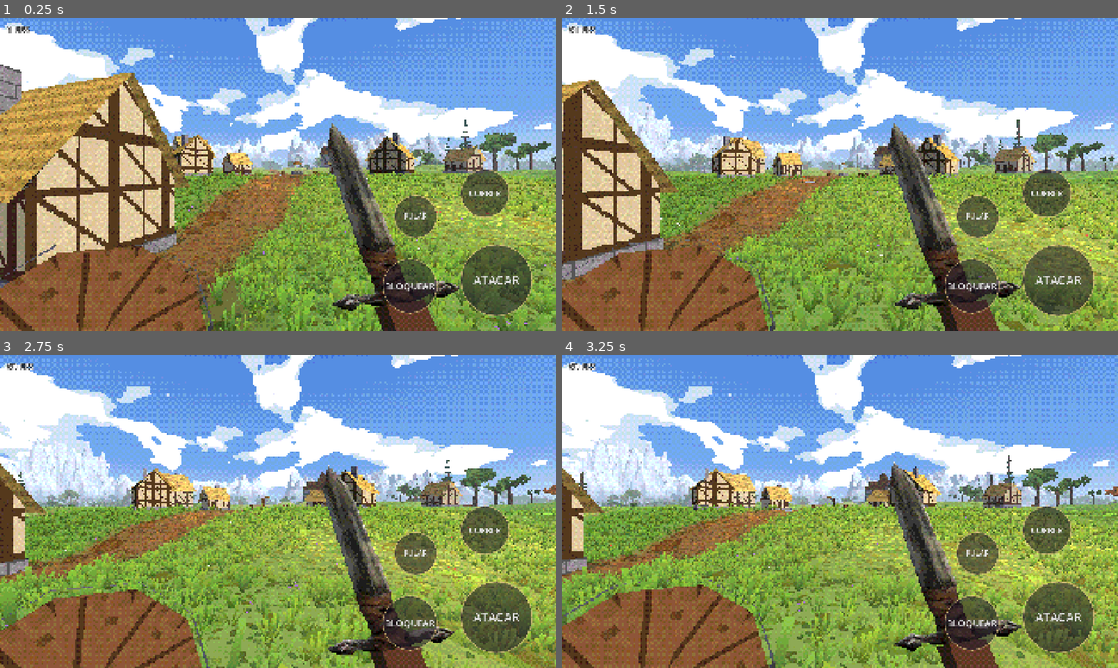
Above: before the commit, frames 1-4 (two rows, left to right).
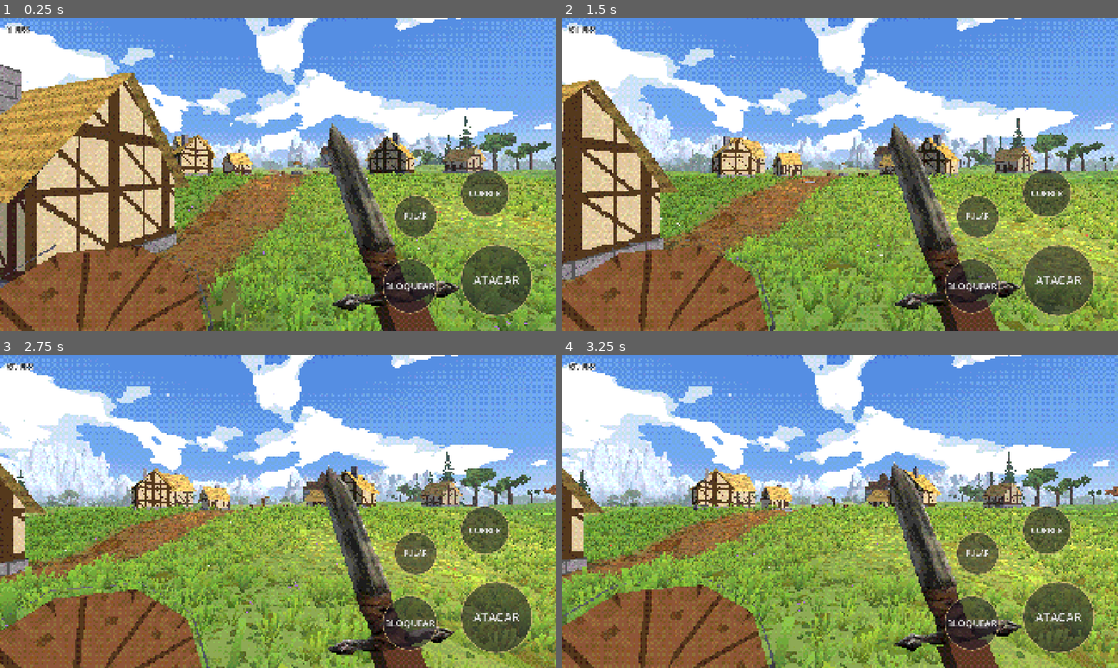
Above: after the commit, the same moments.

Repository: rhfazeredo-ops/Dallarian
Game: Godot game, scene res://cenas/mundo.tscn
Two runs of this game, one before a commit and one after it. Both use one fixed random seed, a clock stepped at 60 frames per second and the inputs below.
Inputs (mouse positions are in pixels of both pictures, inside the frame that each line leads up to):
- Up to frame 1 (0.25 s): no input
- Up to frame 2 (1.5 s): tap Enter at 0.5 s; move the mouse to (962, 158) at 0.52 s; hold Right (ui_right) 0.53-1.25 s; hold Shift 0.53-1.25 s; click (962, 158) at 0.67 s; tap Space at 0.77 s; drag from (728, 190) to (812, 237) at 1.27 s
- Up to frame 3 (2.75 s): move the mouse to (333, 442) at 2.02 s; hold Right (ui_right) from 2.03 s (still down); hold Shift from 2.03 s (still down)
- Up to frame 4 (3.25 s): release Right (ui_right) at 2.75 s; release Shift at 2.75 s; drag from (812, 574) to (673, 464) at 2.77 s

The runs differ from the first frame. In frame 1, 0.3% of the frame differs, in the area x 45-100%, y 31-49%; in frame 2, 0.4%, in the area x 19-100%, y 32-50%; in frame 3, 0.3%; in frame 4, 0.3%.

Commit message:
Pinheiro refeito: galhos caídos para baixo, em telhado e curvados
- 11 andares de galhos (7 embaixo, 4 no alto), comprimento diminuindo até a ponta.
- Cada galho é um cartão dobrado em telhado (as metades caem para os lados) e curvado (a ponta cai mais).
  Antes, um erro de sinal deixava os galhos apontando para cima.
- Desenho das agulhas mais denso: raminhos laterais cobertos de agulhas apontando para a frente.

Co-Authored-By: Claude Opus 5.5 <noreply@anthropic.com>
Claude-Session: https://claude.ai/code/session_01WFSuYSG1mTsBiEAWeNGYj8

Diff:
--- a/godot/scripts/floresta.gd
+++ b/godot/scripts/floresta.gd
@@ -26,7 +26,7 @@
 	_mat_cartao = {
 		"folhagem": _material(_tex_folhagem(192, 11)),
 		"folhagem2": _material(_tex_folhagem(192, 21)),
-		"agulhas": _material(_tex_agulhas(128, 64, 12)),
+		"agulhas": _material(_tex_agulhas(128, 80, 12)),
 		"arbusto": _material(_tex_folhagem(128, 13, true)),
 	}
 	if OS.get_cmdline_user_args().has("--desenhos"):
@@ -139,15 +139,21 @@
 func _tex_agulhas(w: int, h: int, seed: int) -> ImageTexture:
 	var rng := RandomNumberGenerator.new(); rng.seed = seed
 	var im := Image.create(w, h, true, Image.FORMAT_RGBA8); im.fill(Color(0, 0, 0, 0))
-	_linha(im, Vector2(0, h * 0.5), Vector2(w - 4, h * 0.5), 0.3, 2)
-	for i in 900:
-		var u := rng.randf()
-		var x := u * (w - 4)
-		var larg := h * 0.48 * (1.0 - u * 0.75)                 # mais largo perto do tronco
-		var lado := 1.0 if rng.randf() < 0.5 else -1.0
-		var comp := rng.randf_range(0.3, 1.0) * larg
-		var a := Vector2(x, h * 0.5); var b := a + Vector2(comp * 0.45, lado * comp)
-		_linha(im, a, b, clampf(0.62 + rng.randf_range(-0.12, 0.3) + (0.15 if lado < 0 else 0.0), 0.35, 1.1), 1)
+	# raminhos laterais saindo do galho central, cada um coberto de agulhas apontando para a frente
+	for r in 34:
+		var u := float(r) / 34.0
+		var x := u * (w - 6)
+		var larg := h * 0.5 * (1.0 - u * 0.7)
+		for lado in [-1.0, 1.0]:
+			var a := Vector2(x, h * 0.5)
+			var b := a + Vector2(larg * 0.75, lado * larg * 0.95)
+			for i in 18:
+				var q := a.lerp(b, i / 18.0)
+				var comp := rng.randf_range(5.0, 9.0)
+				var dir := (b - a).normalized().rotated(lado * rng.randf_range(-0.7, 0.2))
+				var l := clampf(0.6 + rng.randf_range(-0.12, 0.25) + (0.18 if lado < 0 else -0.05) + (1.0 - u) * -0.08, 0.35, 1.1)
+				_linha(im, q, q + dir * comp, l, 2)
+	_linha(im, Vector2(0, h * 0.5), Vector2(w - 6, h * 0.5), 0.28, 2)
 	im.generate_mipmaps()
 	return ImageTexture.create_from_image(im)
 
@@ -200,33 +206,57 @@
 func _tronco_pinho() -> ArrayMesh:
 	var st := SurfaceTool.new(); st.begin(Mesh.PRIMITIVE_TRIANGLES)
 	m.cilindro(st, Vector3(0, -0.4, 0), 0.42, 0.24, 0.9, 6)
-	m.cilindro(st, Vector3(0, 0.5, 0), 0.24, 0.05, 7.4, 6)
+	m.cilindro(st, Vector3(0, 0.5, 0), 0.24, 0.05, 7.8, 6)
 	var mesh := ArrayMesh.new(); st.set_material(m.mat("casca")); st.commit(mesh)
 	return mesh
 
+# pinheiro: andares de galhos em volta do tronco; cada galho é um cartão dobrado em "telhado" (as duas metades
+# caem para os lados) e curvado para baixo (a ponta cai mais que a base), como galho de pinheiro pesado.
 func _cartoes_pinho(seed: int) -> ArrayMesh:
 	var rng := RandomNumberGenerator.new(); rng.seed = seed
 	var st := SurfaceTool.new(); st.begin(Mesh.PRIMITIVE_TRIANGLES)
-	var andares := 7
+	var andares := 11
 	for a in andares:
 		var t := float(a) / (andares - 1)
-		var y: float = lerp(1.5, 7.2, t); var comp: float = lerp(2.5, 0.7, t)
-		var n := 6 if t < 0.6 else 4
+		var y: float = lerp(1.6, 7.6, t) + rng.randf_range(-0.12, 0.12)
+		var comp: float = lerp(2.7, 0.55, pow(t, 0.9)) * rng.randf_range(0.9, 1.1)
+		var n := 7 if t < 0.5 else (6 if t < 0.8 else 4)
 		var giro := rng.randf() * TAU
 		for k in n:
-			var ang := giro + TAU * k / n + rng.randf_range(-0.2, 0.2)
+			var ang := giro + TAU * k / n + rng.randf_range(-0.25, 0.25)
 			var fora := Vector3(cos(ang), 0, sin(ang))
-			var cai := fora.rotated(fora.cross(Vector3.UP).normalized(), deg_to_rad(rng.randf_range(18, 32)))   # caído para baixo
 			var lado := fora.cross(Vector3.UP).normalized()
-			var c := Vector3(0, y, 0) + cai * comp * 0.5
-			var tom: float = lerp(0.72, 1.0, t) * rng.randf_range(0.92, 1.05)
-			_cartao(st, c, cai, lado.rotated(cai, deg_to_rad(rng.randf_range(-20, 20))), Vector2(comp * 0.5, comp * 0.3), tom)
+			var desce := deg_to_rad(rng.randf_range(12, 24) + t * 8.0)       # o galho sai inclinado para baixo
+			var tom: float = lerp(0.7, 1.02, t) * rng.randf_range(0.9, 1.06)
+			_galho_pinho(st, Vector3(0, y, 0), fora, lado, desce, comp, comp * 0.42, tom)
 	# ponta: dois cartões em pé, cruzados
 	for k in 2:
 		var lado := Vector3(cos(k * PI / 2), 0, sin(k * PI / 2))
-		_cartao(st, Vector3(0, 7.9, 0), Vector3.UP, lado, Vector2(0.8, 0.28), 1.05)
+		_cartao(st, Vector3(0, 8.1, 0), Vector3.UP, lado, Vector2(0.75, 0.25), 1.05)
 	var mesh := ArrayMesh.new(); st.set_material(_mat_cartao["agulhas"]); st.commit(mesh)
 	return mesh
+
+func _galho_pinho(st: SurfaceTool, base: Vector3, fora: Vector3, lado: Vector3, desce: float, comp: float, larg: float, tom: float) -> void:
+	# 3 pontos ao longo do galho; a ponta cai mais (curva); as bordas laterais ficam mais baixas (telhado)
+	var meio := []
+	for i in 3:
+		var u := i / 2.0
+		var d := fora * comp * u
+		var queda := comp * u * tan(desce) + comp * 0.22 * u * u           # curva para baixo
+		meio.append(base + d - Vector3(0, queda, 0))
+	for i in 2:
+		var u0 := i / 2.0; var u1 := (i + 1) / 2.0
+		var c0: Vector3 = meio[i]; var c1: Vector3 = meio[i + 1]
+		var w0 := larg * (1.0 - u0 * 0.55); var w1 := larg * (1.0 - u1 * 0.55)
+		var cai0 := Vector3(0, -w0 * 0.55, 0); var cai1 := Vector3(0, -w1 * 0.55, 0)
+		for lad in [-1.0, 1.0]:
+			var e0: Vector3 = c0 + lado * w0 * lad + cai0; var e1: Vector3 = c1 + lado * w1 * lad + cai1
+			var v := 0.0 if lad < 0 else 1.0
+			var vs := [c0, c1, e1, e0]
+			var uvs := [Vector2(u0, 0.5), Vector2(u1, 0.5), Vector2(u1, v), Vector2(u0, v)]
+			var n := (c1 - c0).cross(e0 - c0).normalized()
+			for k in [0, 1, 2, 0, 2, 3]:
+				st.set_normal(n); st.set_color(Color(tom, tom, tom)); st.set_uv(uvs[k]); st.add_vertex(vs[k])
 
 func _cartoes_arbusto(seed: int) -> ArrayMesh:
 	var rng := RandomNumberGenerator.new(); rng.seed = seed
Not shown, changed: .claude/skills/time-jogos-godot/tecnicas.md
